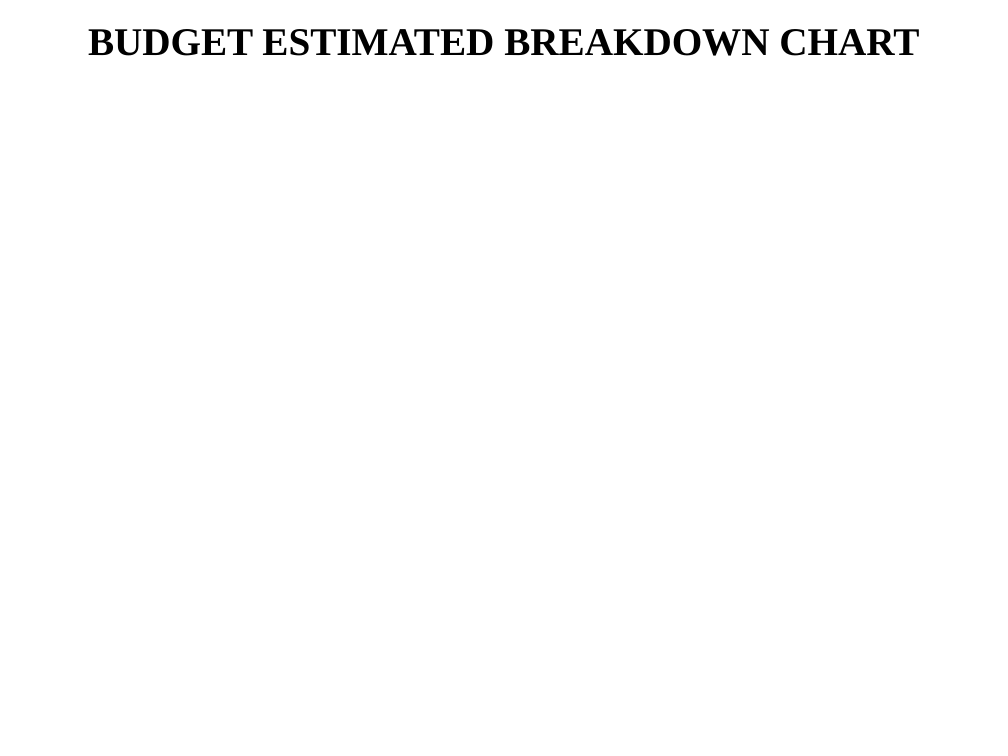
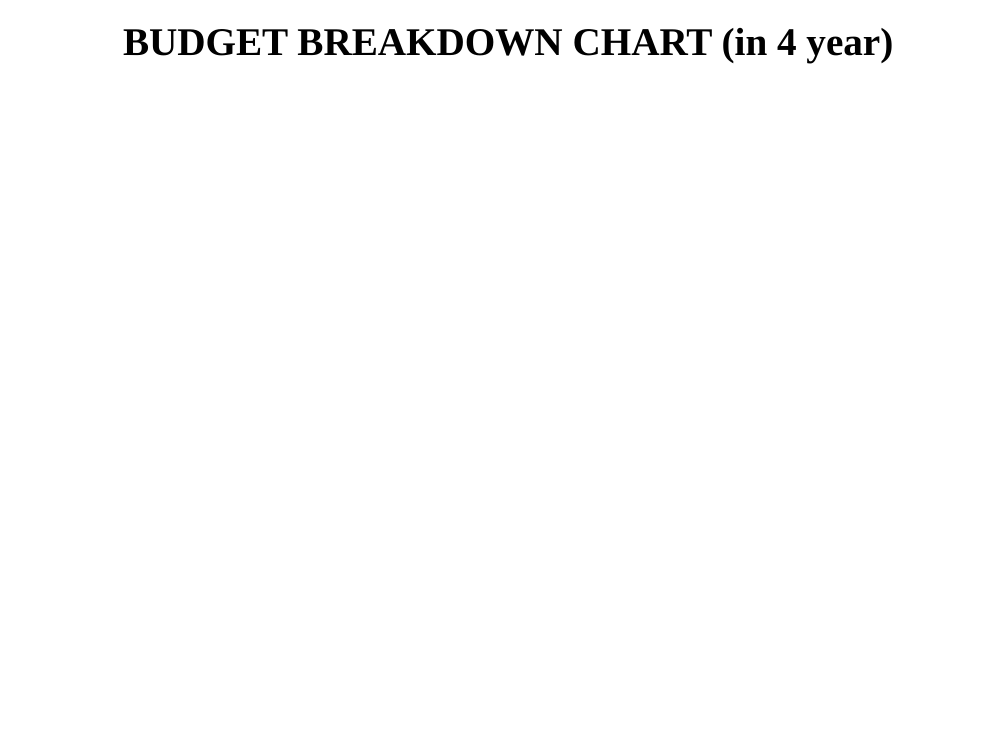
Before and after one commit to T138384/vlu-k15t1-team11, a slide deck: slide 7 of SMA - Software Measurement & Analysis/Assignment-07/K15T1-Team11-Team Assignment7/K15T1-Team11-Team Assignment7.ppt. Drawn at 1008x756 pixels with LibreOffice and Linux fonts; fonts in the diff are those of the drawing; background and template pictures are left out. Boxes give left, top, right and bottom in pixels: in the first picture for what was removed or moved away, otherwise in the second. Text is boxed around its words. In the diff, an @@ line names an element or a change of style, - is before the commit and + after.

```diff
--- a/SMA - Software Measurement & Analysis/Assignment-07/K15T1-Team11-Team Assignment7/K15T1-Team11-Team Assignment7.ppt
+++ b/SMA - Software Measurement & Analysis/Assignment-07/K15T1-Team11-Team Assignment7/K15T1-Team11-Team Assignment7.ppt
@@ title at bbox=[123, 28, 893, 62]: text changed @@
-BUDGET ESTIMATED BREAKDOWN CHART
+BUDGET BREAKDOWN CHART (in 4 year)
```
Also in this commit, not shown: 2 other slides changed, 2 other files.
